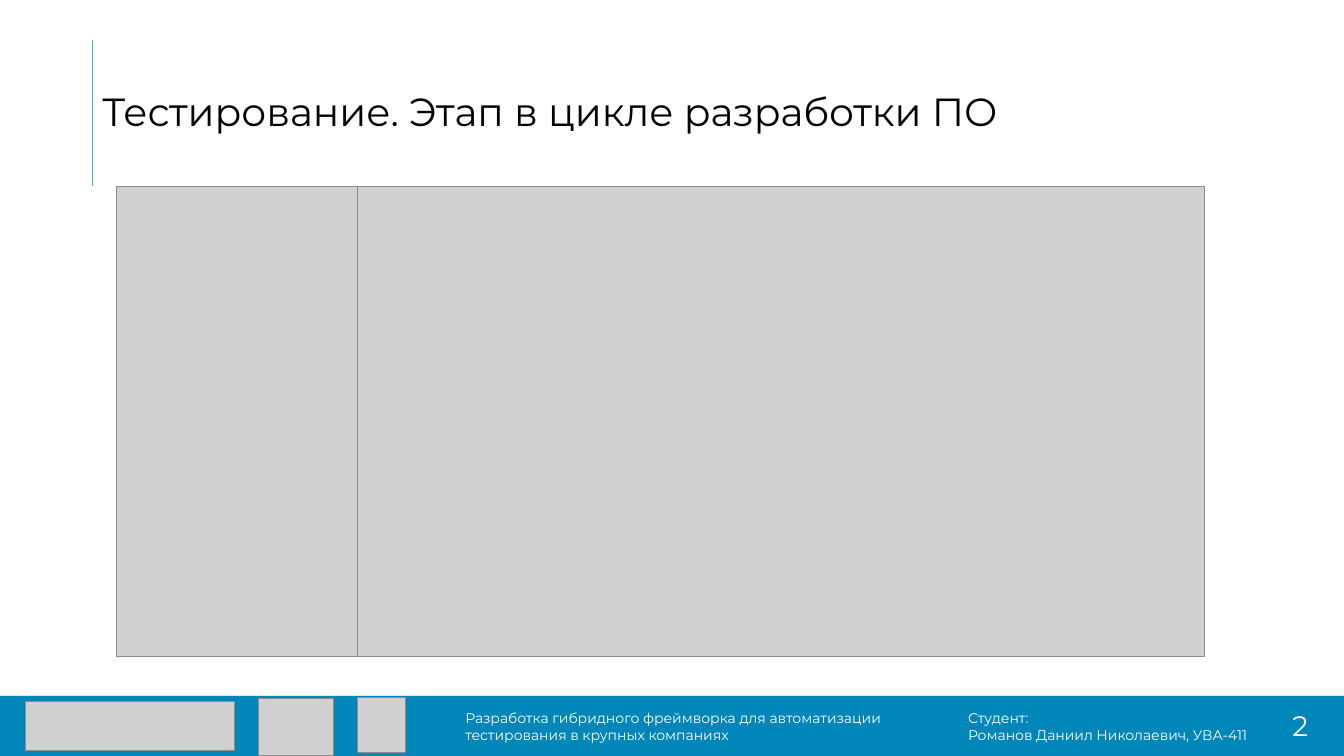
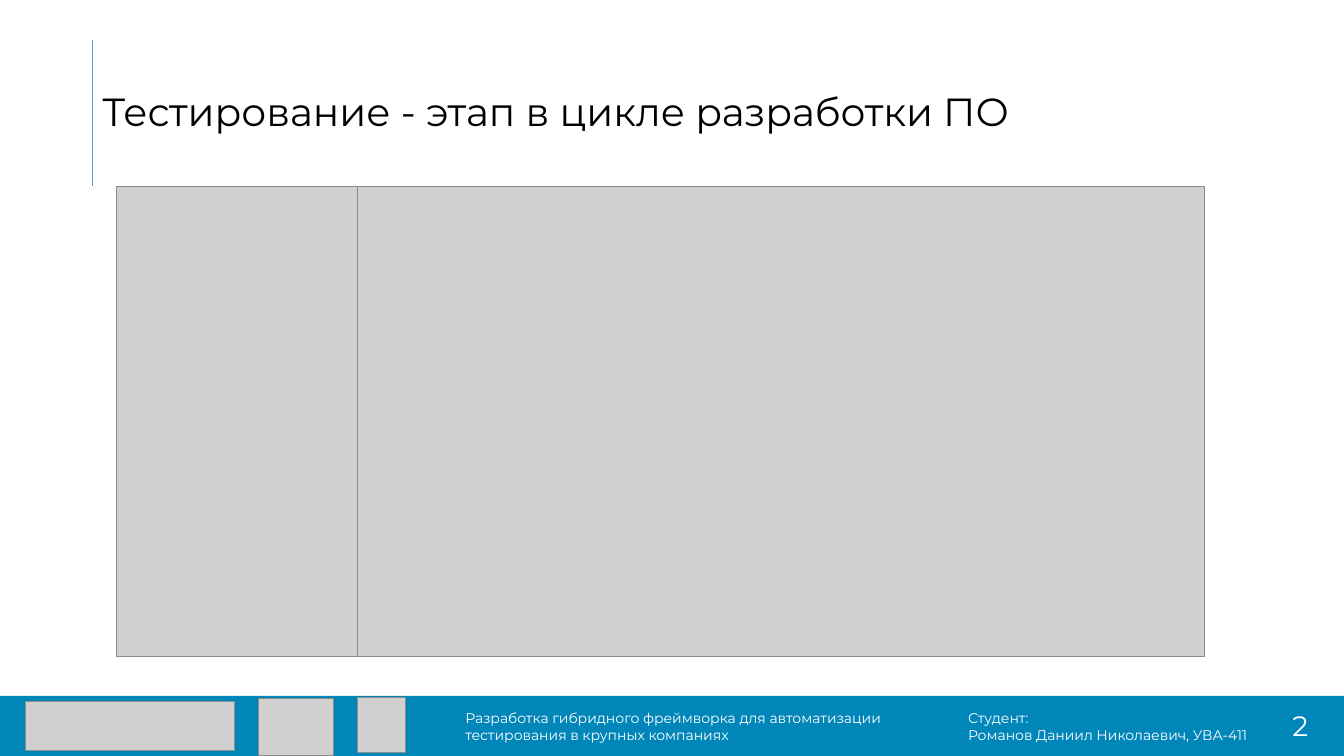
Before and after one commit to DanielRomanoff/practice, a slide deck: slide 2 of презентация.pptx. Drawn at 1344x756 pixels with LibreOffice and Linux fonts; fonts in the diff are those of the drawing; grey boxes stand for pictures. Boxes give left, top, right and bottom in pixels: in the first picture for what was removed or moved away, otherwise in the second. Text is boxed around its words. In the diff, an @@ line names an element or a change of style, - is before the commit and + after.

```diff
--- a/презентация.pptx
+++ b/презентация.pptx
@@ title at bbox=[102, 96, 1009, 134]: text changed @@
-Тестирование. Этап в цикле разработки ПО
+Тестирование - этап в цикле разработки ПО
```
Also in this commit, not shown: 6 other slides changed, 2 slides added, 5 other files.
